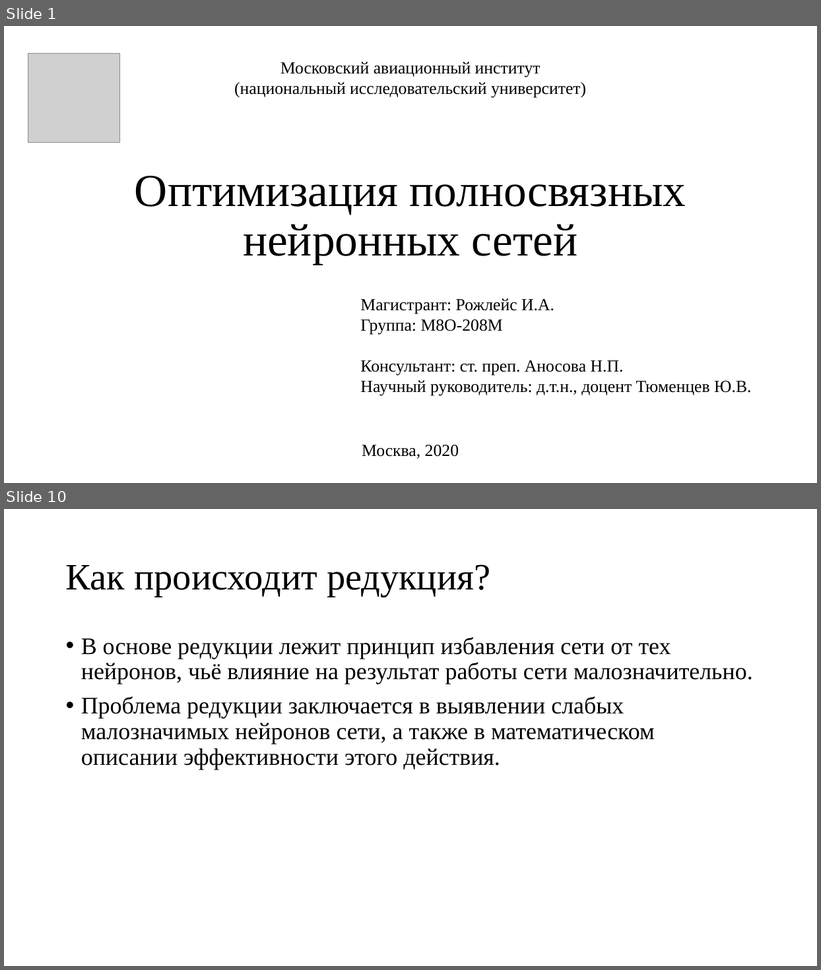
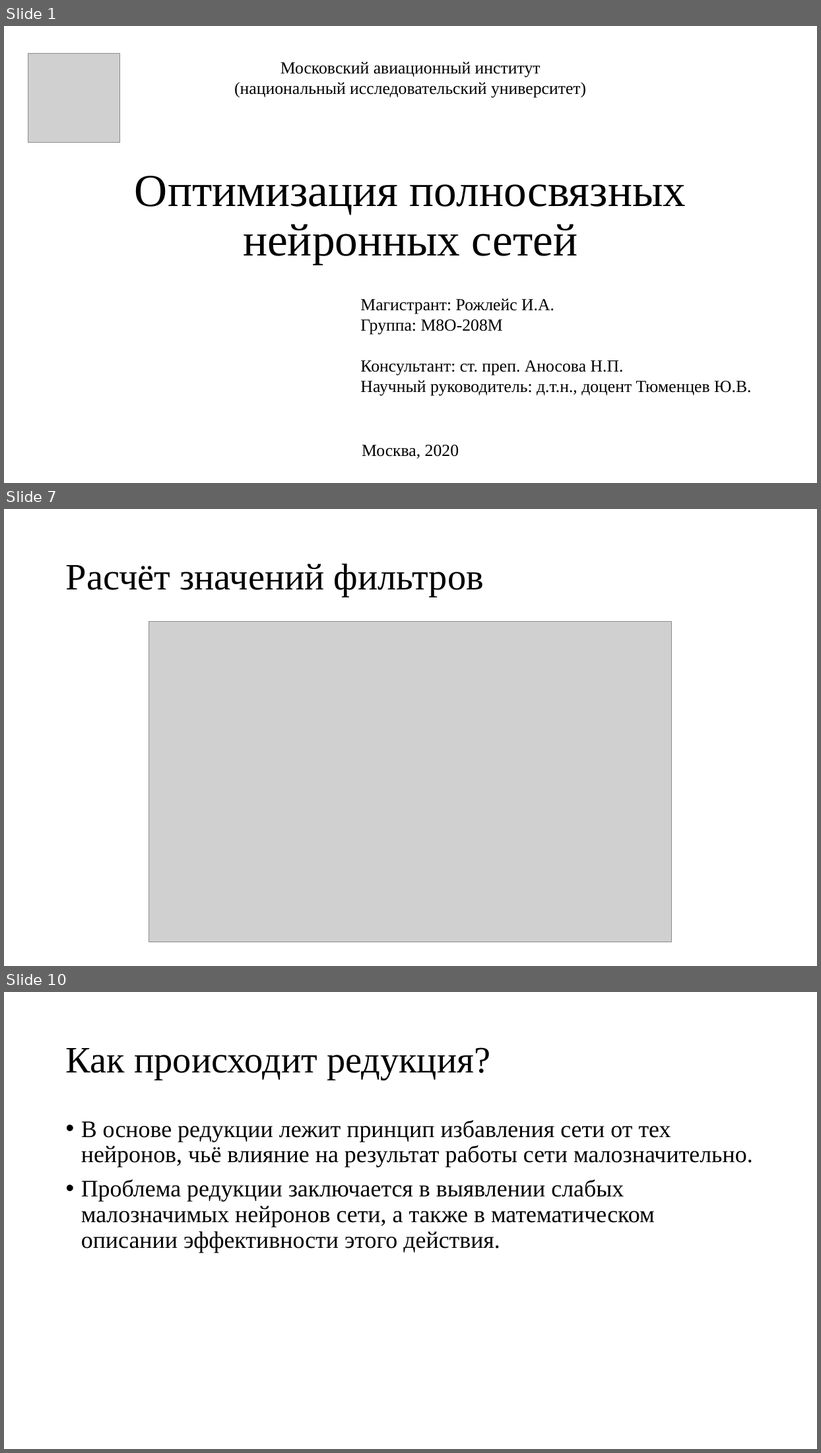
Before and after one commit to sven4500/masters-diploma, a slide deck: Презентация/Пезентация.ppt. Shown one above the other, each under a label of ours: slides 1 and 10 before the commit, slides 1, 7 and 10 after it; the slides between them are not shown. The pictures are 821x970 and 821x1453 pixels, drawn with LibreOffice and Linux fonts; fonts in the diff are those of the drawing; grey boxes stand for pictures. Boxes give left, top, right and bottom in pixels: in the first picture for what was removed or moved away, otherwise in the second. Text is boxed around its words. In the diff, an @@ line names an element or a change of style, - is before the commit and + after.

```diff
--- a/Презентация/Пезентация.ppt
+++ b/Презентация/Пезентация.ppt
@@ slide 7 added at bbox=[4, 509, 817, 966], background #FFFFFF @@
@@ title added at bbox=[66, 563, 484, 597], 44 pt, text #000000 @@
+Расчёт значений фильтров
@@ picture added at bbox=[149, 622, 671, 942] @@
```
Also in this commit, not shown: 13 slides changed, 1 other slide added, 2 slides removed.
